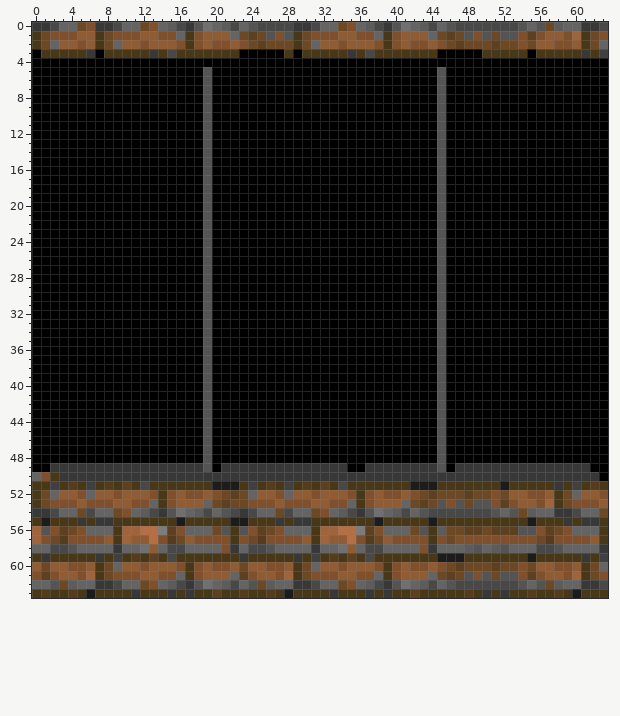
Pixel-art sprite, stored at textures/OLD/WALL50.png. That is the earlier state.
The file is 64x64 pixels. Colours within 5 levels of each other are drawn and written as one.
Once edited:
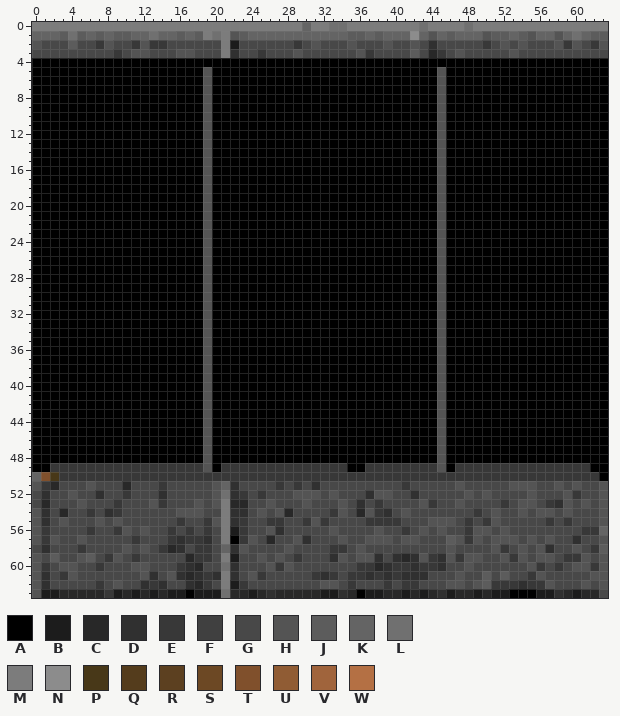
Palette (. is transparent): A #000000  B #1c1c1c  C #282828  D #303030  E #383838  F #404040  G #484848  H #545454  J #5c5c5c  K #646464  L #707070  M #7c7c7c  N #8c8c8c  P #483818  Q #543c1c  R #5c4020  S #6c4824  T #80502c  U #905c34  V #a0643c  W #b47044
The exact change:
Changed rows in their new state; - is an unchanged pixel.
first column x 0:
 0 MMMMMMMMMMMMMMMMMMMMMMMMMMMMMMKMMLLMMMMMMMMLMMMMLMMMMMMMMMMMMMMM
 1 KKKJLJKJKJJKKLKKJKJMLMHJKKKKKKKKKKKJJKJKKKNKHKJKKK-JJKJHKKHKLKJJ
 2 HGGGJGGEHGGEHEEGGGGGGMBGGGGGGEGHGGGHGGGHGGHGDGGGGGEGHGHGGGHEHGEH
 3 GGGGGGGGGEGHHGG-HHGGGMDGGEGGGHGGGGGGHEGGGGJGCEGHGGGGGHGGGGGGGGGG
first column x 0:
51 HECGGGHGGGCG-GEGGGGGHKDGGGGEGEGDGG-GGGGGGEGGGGGHGGGGGHHHGGHGHGGH
52 GDGGHGGDGGEGGGDGGGGGHLDEGEGGGHHHGHGGGDHHGGDGGGGGHGHGGGGHGGGHEGGH
53 GCGGGHGGGEGGGHEGGGHGHMCCGGHGGGHGGGHGDGEGGGGHEGG-GGGGEGHHGEDHGHGH
54 HD-CGGEGDEGGG-GGHHH-GMDD-HGHCGGGGEH-C-EDGHGG-----E--GGHGHHGH-GGH
55 HDGHGGGHGHGGGGGGEGGEHMDEGGE-GG-HEGGGGEEEEGGGHHHGEGEHGGGGGEG-GGGH
56 HEGGGGEGGEHGHGGEGEGEGMBEGGHDGGGGGHGGGGHGGEG-GHGGEHHGHGGGGGGGGEEK
57 HEHGGHGGGGGEGGGEDEEDGMAEHGCGGHDGGGHGGHHHGHHGGGJHEHGHHHGHGHGGDGGH
58 GD--GEGGGGHGHGECDGEEGKDH--GGHGGGGEEGH--GGGGGGGHGGGGHEGHGHDGGHGEJ
59 HGJGGHJGEHGEGGG-GCEEGMBGGHGHG-GGGDHGHHDGDCDHEDHEHHGGHEHGHHGEEHGH
60 HEGHHGGEGGGHHGGGEDCGGLDGGGHEHGGGGGGGEECDEEDEEDGGHGGGGGGHEGEGHHEH
61 HDGEHGGGGGGGHDGHDCDEDMDGHEGGGGGEDEGEEDEDEDDDGGGHGGJGJGGEHGGGGGHH
62 HDGGGGG-GHGGDEDG-DCEGMBEGGGGGGG-HHGEGG--GEEG-G-H-HJEEEDEEHGGGHGH
63 HBBCCCCCEBCBCBCBBABBBLCCBCDCCCCCBBDCABBCCBCBCDBCCBCBBAAABBDC-CCG
Pixel boxes of the changes (left, top, right, bottom) in both pictures:
changed: (32, 22, 608, 58)
changed: (32, 481, 608, 598)
